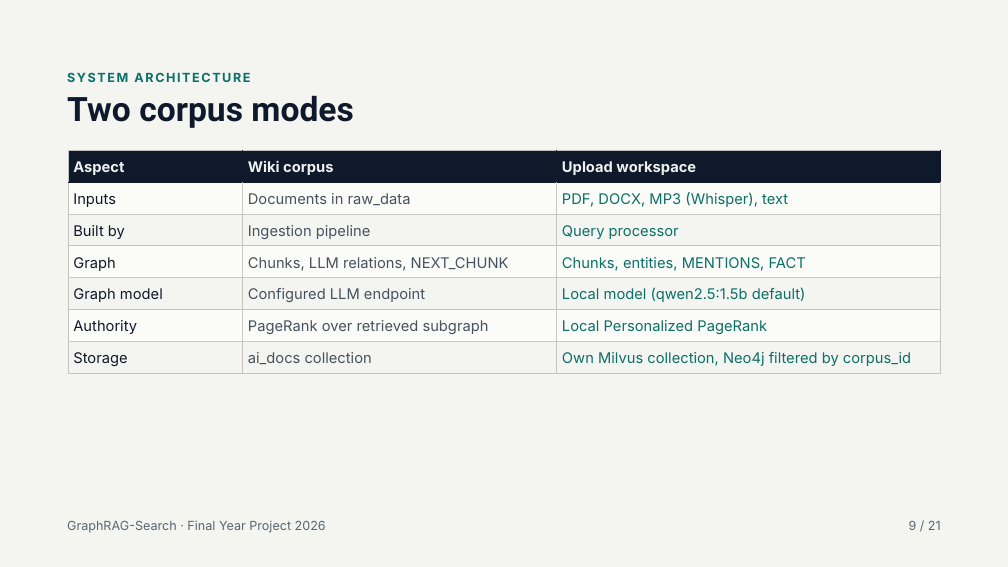
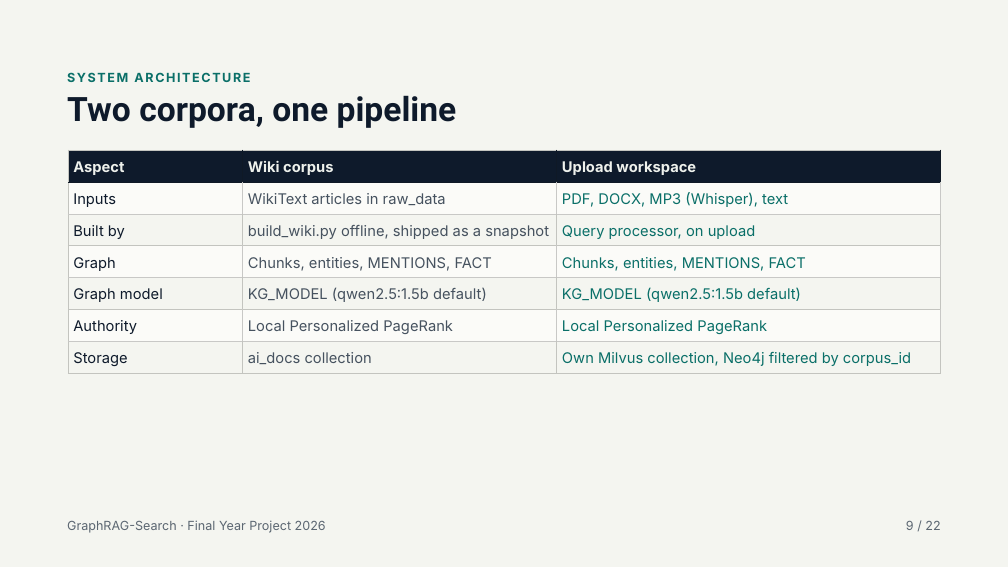
Before and after one commit to williamfaraday123/GraphRAG-Search, a slide deck: slide 9 of GraphRAG-Search Reimagining PageRank for Generative Information Retrieval (1).pptx. Drawn at 1008x567 pixels with LibreOffice and Linux fonts; fonts in the diff are those of the drawing. Boxes give left, top, right and bottom in pixels: in the first picture for what was removed or moved away, otherwise in the second. Text is boxed around its words. In the diff, an @@ line names an element or a change of style, - is before the commit and + after.

```diff
--- a/GraphRAG-Search Reimagining PageRank for Generative Information Retrieval (1).pptx
+++ b/GraphRAG-Search Reimagining PageRank for Generative Information Retrieval (1).pptx
@@ title at [67, 95, 457, 128]: text changed @@
-Two corpus modes
+Two corpora, one pipeline
@@ table at [68, 150, 941, 374] @@
-row 2, column 2: Documents in raw_data
+row 2, column 2: WikiText articles in raw_data
-row 3, column 2: Ingestion pipeline
+row 3, column 2: build_wiki.py offline, shipped as a snapshot
-row 3, column 3: Query processor
+row 3, column 3: Query processor, on upload
-row 4, column 2: Chunks, LLM relations, NEXT_CHUNK
+row 4, column 2: Chunks, entities, MENTIONS, FACT
-row 5, column 2: Configured LLM endpoint
+row 5, column 2: KG_MODEL (qwen2.5:1.5b default)
-row 5, column 3: Local model (qwen2.5:1.5b default)
+row 5, column 3: KG_MODEL (qwen2.5:1.5b default)
-row 6, column 2: PageRank over retrieved subgraph
+row 6, column 2: Local Personalized PageRank
@@ text at [906, 521, 940, 530]: text changed @@
-9 / 21
+9 / 22
```
Also in this commit, not shown: 18 other slides changed, 1 slide added, 8 other files.
